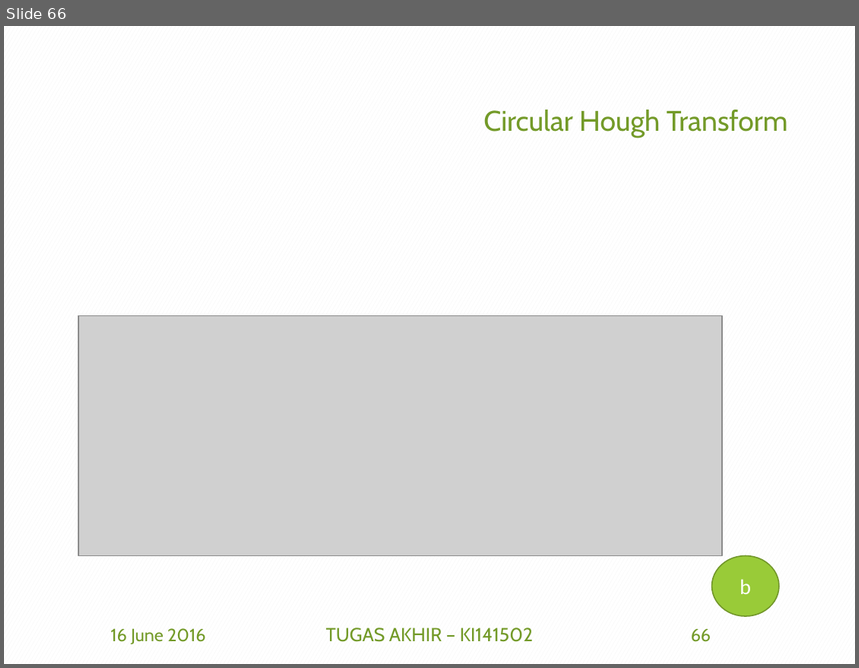
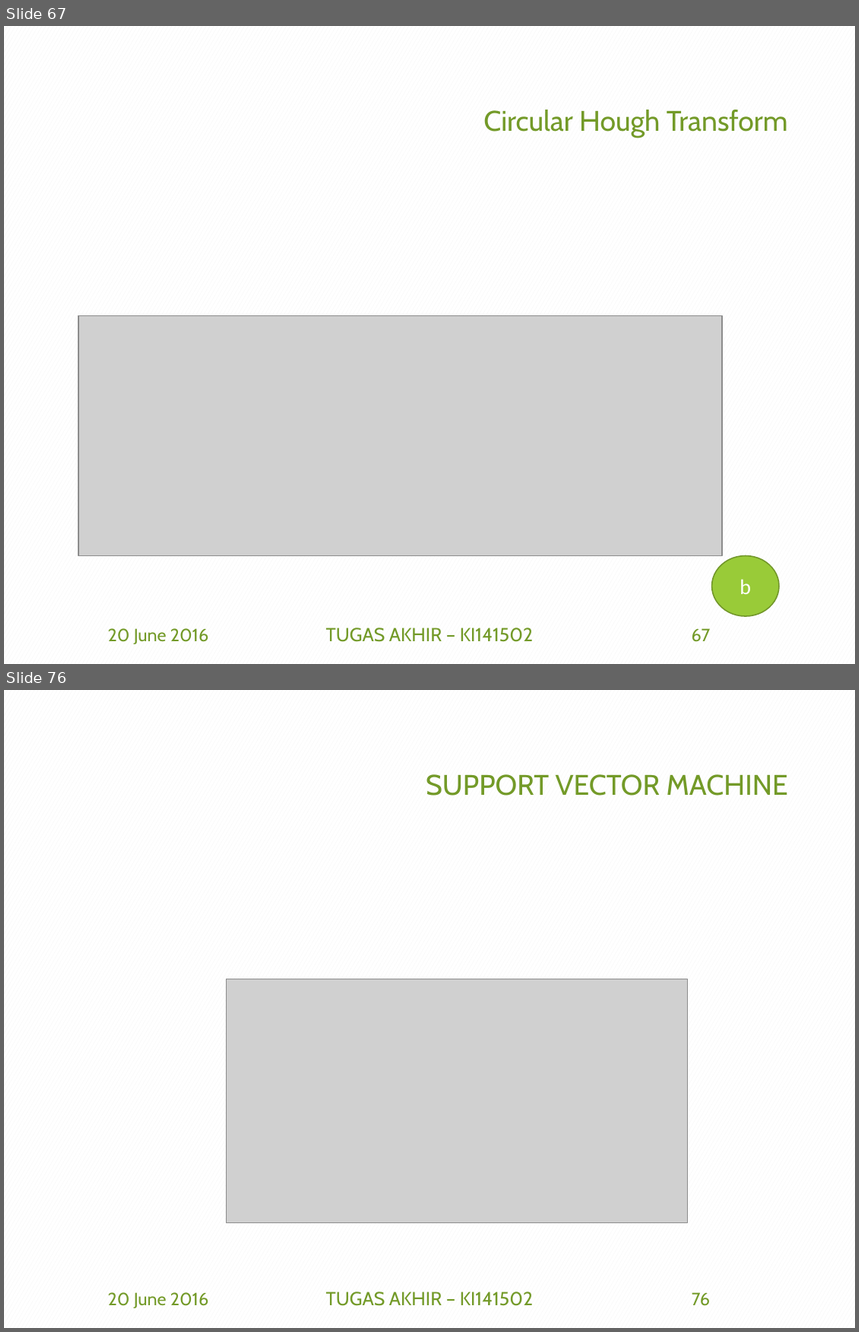
Before and after one commit to afdhalbasith/TA, a slide deck: SiapSidang/5112100153_Afdhal B.pptx. Shown one above the other, each under a label of ours: slide 66 before the commit, slides 67 and 76 after it; the slides between them are not shown. The pictures are 859x668 and 859x1332 pixels, drawn with LibreOffice and Linux fonts; fonts in the diff are those of the drawing; grey boxes stand for pictures; background and template pictures are left out. Boxes give left, top, right and bottom in pixels: in the first picture for what was removed or moved away, otherwise in the second. Text is boxed around its words. In the diff, an @@ line names an element or a change of style, - is before the commit and + after.

```diff
--- a/SiapSidang/5112100153_Afdhal B.pptx
+++ b/SiapSidang/5112100153_Afdhal B.pptx
@@ slide 76 added at [4, 690, 855, 1328], background pattern #F2F2F2 on #FFFFFF @@
@@ title added at [426, 774, 788, 796], 24 pt, text #739A28 @@
+SUPPORT VECTOR MACHINE
@@ picture added at [226, 980, 687, 1224] @@
@@ text added at [108, 1293, 208, 1309], 15 pt, text #739A28 @@
+20 June 2016
@@ text added at [326, 1292, 533, 1306], 16 pt, text #739A28 @@
+TUGAS AKHIR – KI141502
@@ page number added at [692, 1293, 710, 1306], 15 pt, text #739A28 @@
+76
@@ what was slide 66 is now slide 67 @@
@@ slide 67 changed as well @@
@@ text at [108, 629, 208, 645]: text changed @@
-16 June 2016
+20 June 2016
@@ page number at [692, 629, 711, 642]: text changed @@
-66
+67
```
Also in this commit, not shown: 90 other slides changed, 9 other slides added, 1 other file.
